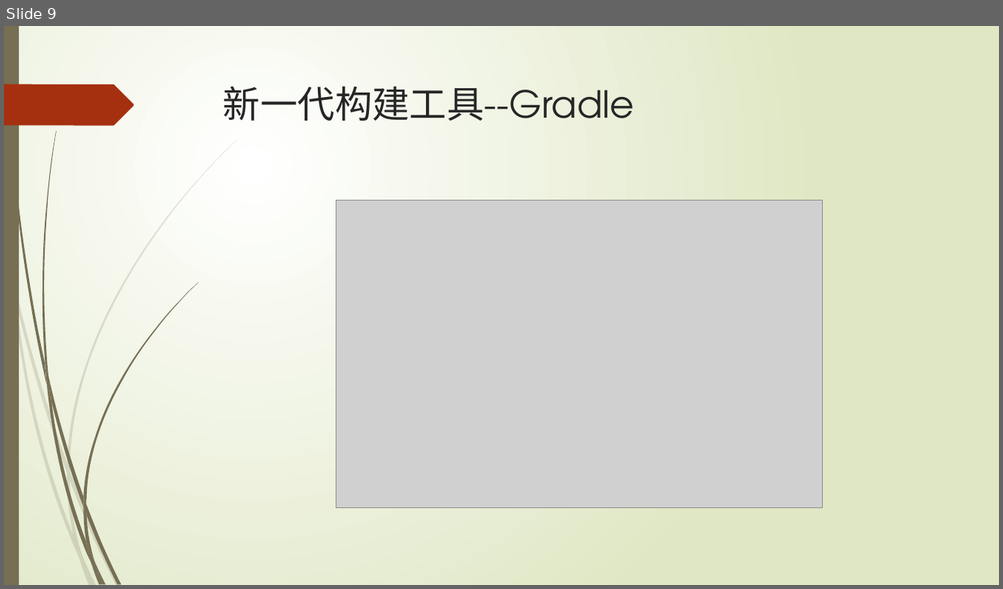
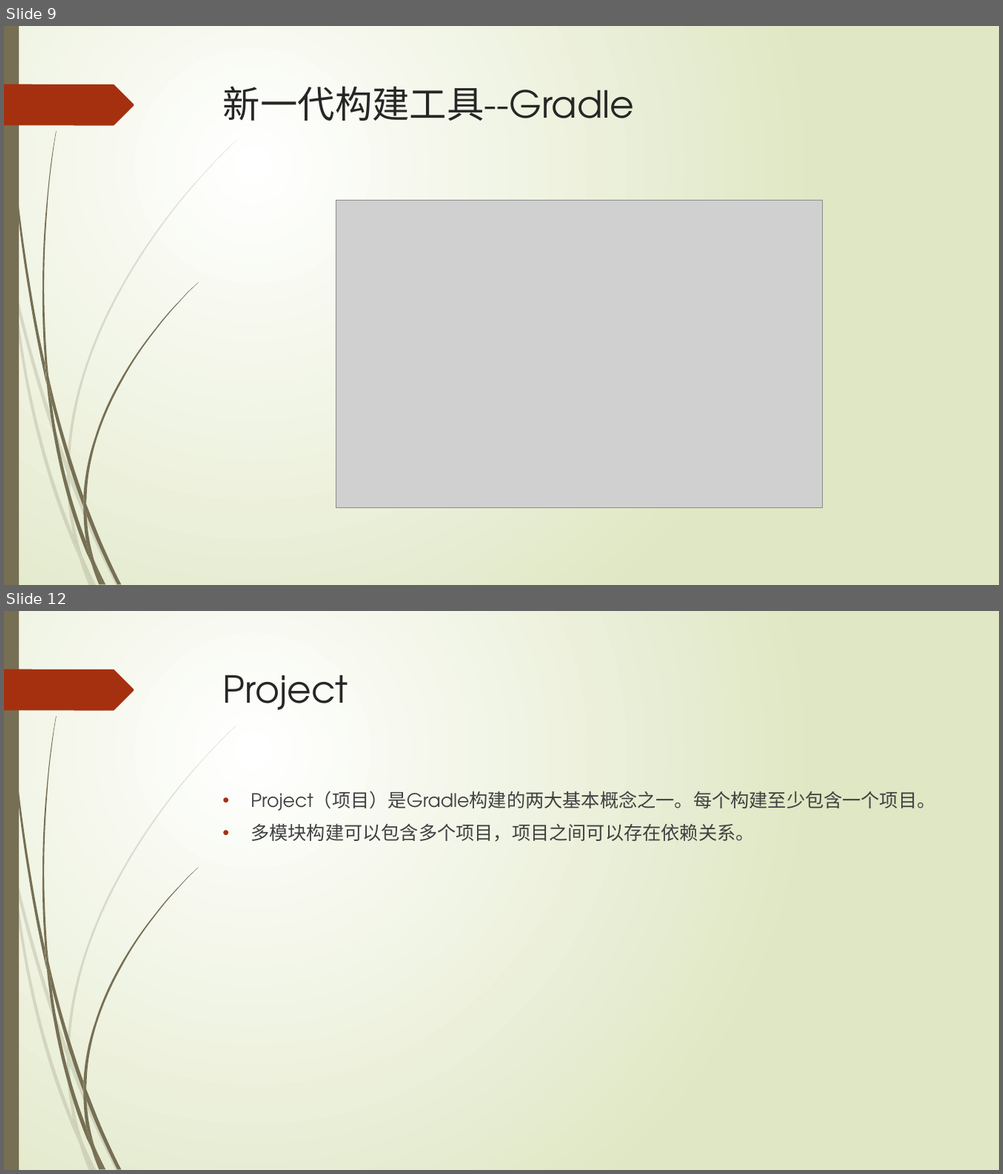
Before and after one commit to xljnc/gradle-springboot-plugin, a slide deck: doc/Gradle浅析.pptx. Shown one above the other, each under a label of ours: slide 9 before the commit, slides 9 and 12 after it; the slides between them are not shown. The pictures are 1003x589 and 1003x1174 pixels, drawn with LibreOffice and Linux fonts; fonts in the diff are those of the drawing; grey boxes stand for pictures. Boxes give left, top, right and bottom in pixels: in the first picture for what was removed or moved away, otherwise in the second. Text is boxed around its words. In the diff, an @@ line names an element or a change of style, - is before the commit and + after.

```diff
--- a/doc/Gradle浅析.pptx
+++ b/doc/Gradle浅析.pptx
@@ slide 12 added at [4, 611, 999, 1170], background gradient #FFFFFF to #DFE8C4; not listed: 24 template elements that a slide beside it also shows @@
@@ title added at [223, 675, 348, 710], 36 pt, text #262626 @@
+Project
@@ text added at [250, 788, 935, 842], 18 pt, text #404040 @@
+• Project（项目）是Gradle构建的两大基本概念之一。每个构建至少包含一个项目。
+• 多模块构建可以包含多个项目，项目之间可以存在依赖关系。
```
Also in this commit, not shown: 2 other slides added.
